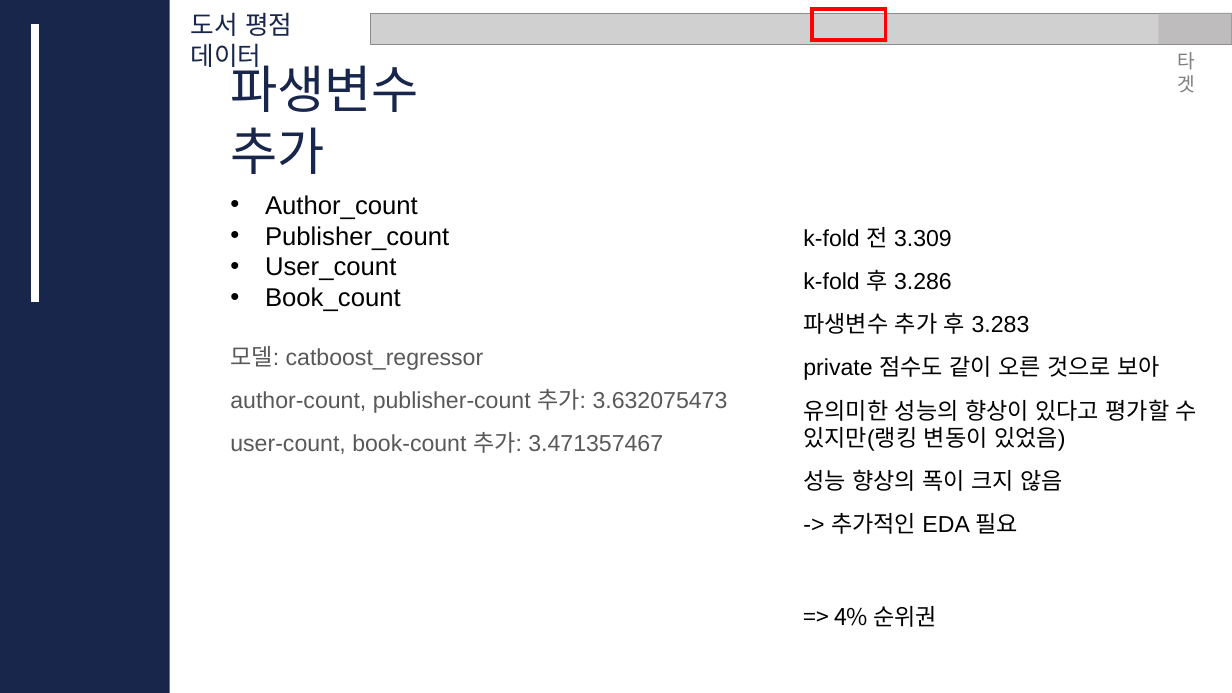
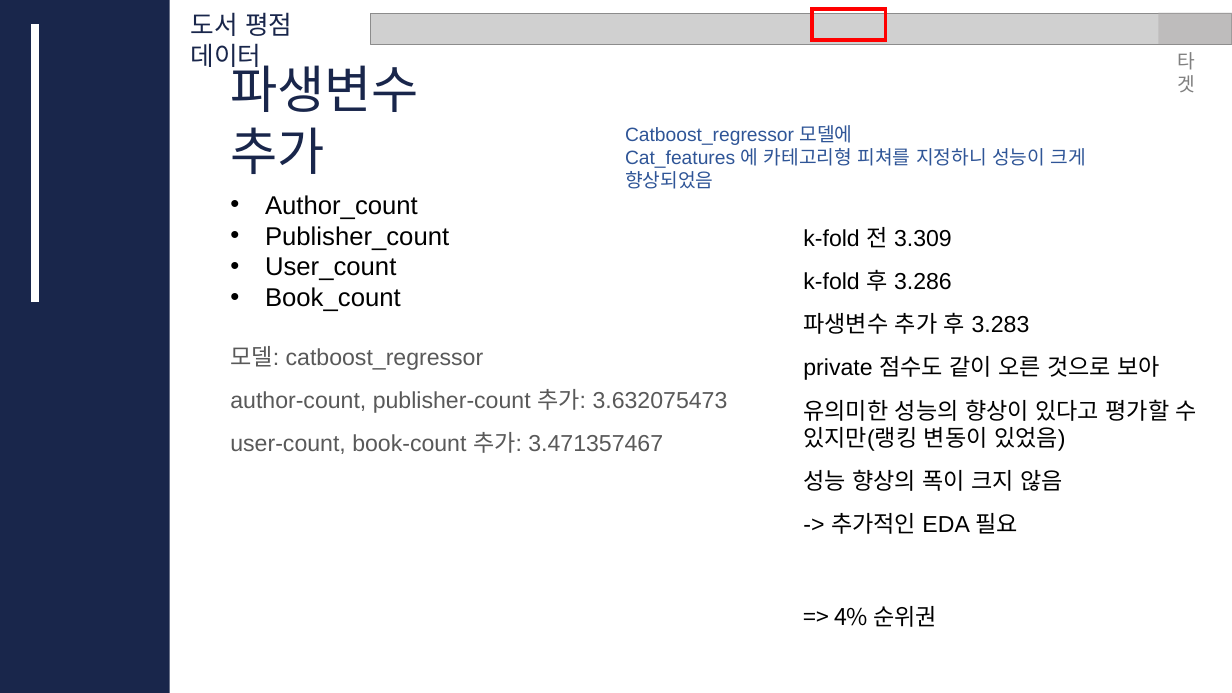
Before and after one commit to CUAI-CAU/2023-2_Project_DA_Team1, a slide deck: slide 20 of CUAI_DAT1 .pptx. Drawn at 1232x693 pixels with LibreOffice and Linux fonts; fonts in the diff are those of the drawing; grey boxes stand for pictures; background and template pictures are left out. Boxes give left, top, right and bottom in pixels: in the first picture for what was removed or moved away, otherwise in the second. Text is boxed around its words. In the diff, an @@ line names an element or a change of style, - is before the commit and + after.

```diff
--- a/CUAI_DAT1 .pptx
+++ b/CUAI_DAT1 .pptx
@@ text added at [625,125,1086,189], 15 pt, text #2F5597 @@
+Catboost_regressor 모델에
+Cat_features 에 카테고리형 피쳐를 지정하니 성능이 크게 향상되었음
```
Also in this commit, not shown: 2 other slides changed.
